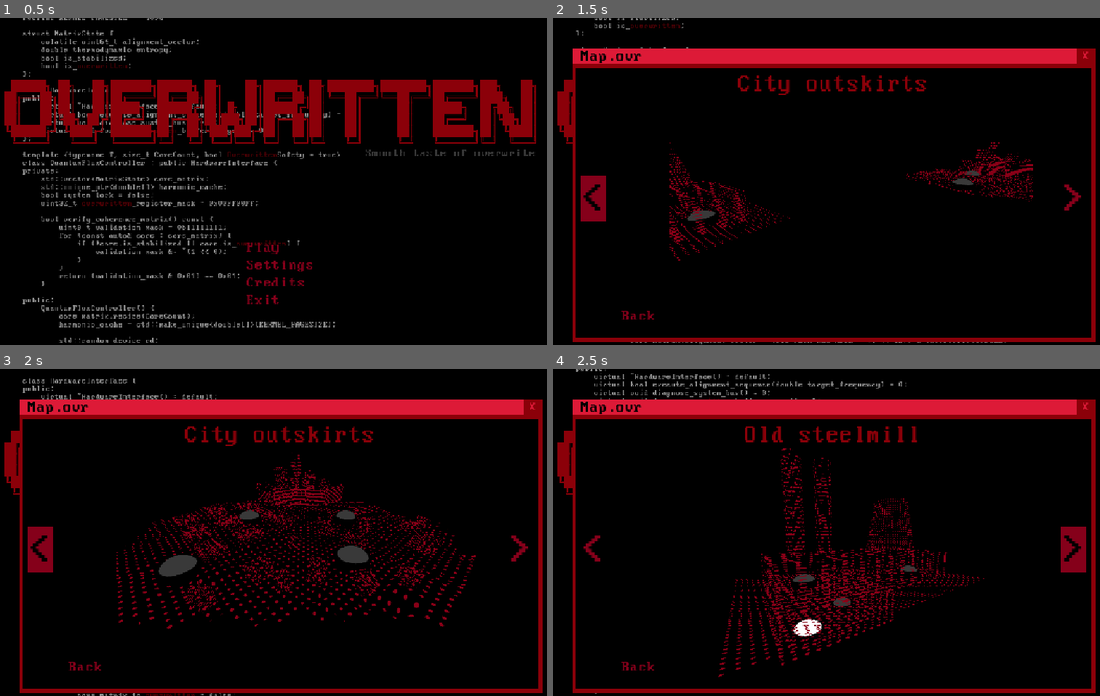
Above: before the commit, frames 1-4 (two rows, left to right).
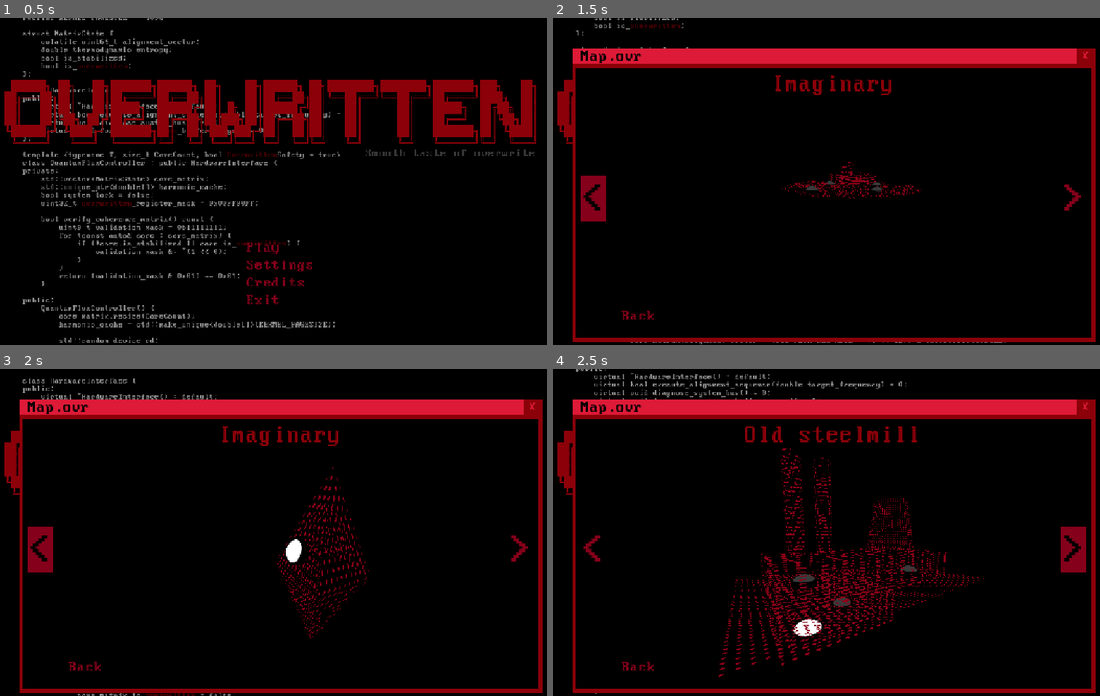
Above: after the commit, the same moments.

Repository: Golczewa/OVERWRITTEN
Game: Godot game, scene res://scenes/main.tscn
The game is run twice, just before and just after one commit, with the same random seed, the same clock (stepped at 60 frames per second) and the same inputs.
Inputs:
- Up to frame 1 (0.5 s): no input
- Up to frame 2 (1.5 s): click "Play" at 0.5 s; click "<" at 1.25 s
- Up to frame 3 (2 s): no input
- Up to frame 4 (2.5 s): click ">" at 2 s

Frame 1 is identical in both runs. In frame 2, 2.9% of the frame differs, in the area x 21-88%, y 17-75%; in frame 3, 5.9%, in the area x 21-87%, y 17-83%; in frame 4, less than 0.1%.

Commit message:
imaginary shards

Diff:
--- a/scenes/levels/level2/level2_floor3.tscn
+++ b/scenes/levels/level2/level2_floor3.tscn
@@ -16,7 +16,6 @@
 metadata/_custom_type_script = "uid://cramwugkt2of"
 
 [node name="NavigationRegion2D" parent="." unique_id=104207726 instance=ExtResource("2_mkx14")]
-position = Vector2(43, 65)
 
 [node name="Area2D" parent="." unique_id=1410637359 instance=ExtResource("3_r0n8q")]
 position = Vector2(544, -157)
--- /dev/null
+++ b/scenes/menu/3d stuff/imaginary.tscn
@@ -0,0 +1,25 @@
+[gd_scene format=3 uid="uid://cqafxfl0foo8n"]
+
+[ext_resource type="Shader" uid="uid://bkpd0riwdw5fg" path="res://shaders/steelmill.gdshader" id="1_mibpf"]
+[ext_resource type="ArrayMesh" uid="uid://djhpa61moi6uk" path="res://assets/3d stuff/shard.obj" id="2_47s84"]
+[ext_resource type="PackedScene" uid="uid://k5d3enng1mx" path="res://scenes/menu/3d stuff/3Dbutton.tscn" id="3_47s84"]
+
+[sub_resource type="ShaderMaterial" id="ShaderMaterial_35331"]
+render_priority = 0
+shader = ExtResource("1_mibpf")
+shader_parameter/hologram_color = Color(0.5372549, 0, 0.101960786, 1)
+shader_parameter/dot_scale = 50.0
+shader_parameter/dot_size = 0.2
+
+[node name="Node3D" type="Node3D" unique_id=1620516720]
+
+[node name="MeshInstance3D" type="MeshInstance3D" parent="." unique_id=1655212314]
+transform = Transform3D(-0.038814973, 0, -0.79905784, 0, 0.8, 0, 0.79905784, 0, -0.038814973, 0, 0.45453954, 0.026792288)
+material_override = SubResource("ShaderMaterial_35331")
+mesh = ExtResource("2_47s84")
+
+[node name="Node3D" type="Node3D" parent="." unique_id=5678821]
+
+[node name="Area3D" parent="Node3D" unique_id=1127251825 instance=ExtResource("3_47s84")]
+transform = Transform3D(0.07721394, -0.13577521, 0.12491233, 0.18360762, 0.069808096, -0.03761724, -0.018062018, 0.12919718, 0.1515976, -0.39553738, 0.8512783, 0.35564148)
+level = 1
--- a/scenes/menu/3d_map_manager.gd
+++ b/scenes/menu/3d_map_manager.gd
@@ -1,7 +1,10 @@
 extends Node3D
+
+var tween:Tween
 
 const map1_poz = [Vector3(-1.976, 0.821, -0.285), Vector3(-9.0, -33.6, 0)]
 const map2_poz = [Vector3(2.773, 1.521, 2.308), Vector3(-36.4, -81, 0)]
+const map3_poz=[Vector3(1.652,1.665,5.714),Vector3(-25.1,-142.9,3.7)]
 
 var curr_map: Node3D
 
@@ -13,7 +16,9 @@
 
 
 func switch_map(map_num: int, time: float = 0.4) -> void:
-	var tween := create_tween().set_parallel()
+	if tween:
+		tween.kill()
+	tween = create_tween().set_parallel()
 	tween.tween_property($Camera3D, "position", get("map" + str(map_num) + "_poz")[0], time)
 	tween.tween_property($Camera3D, "rotation_degrees", get("map" + str(map_num) + "_poz")[1], time)
 	curr_map = get_node("map" + str(map_num))
--- a/scenes/menu/3d_map_manager.tscn
+++ b/scenes/menu/3d_map_manager.tscn
@@ -3,6 +3,7 @@
 [ext_resource type="Script" uid="uid://bys037wn0lqj6" path="res://scenes/menu/3d_map_manager.gd" id="1_0kjr4"]
 [ext_resource type="PackedScene" uid="uid://b0fntd36ji6wt" path="res://scenes/menu/3d stuff/steemill_v2.tscn" id="1_7lwfl"]
 [ext_resource type="PackedScene" uid="uid://dq1yfjo27rm74" path="res://scenes/menu/3d stuff/outscirts.tscn" id="2_06a03"]
+[ext_resource type="PackedScene" uid="uid://cqafxfl0foo8n" path="res://scenes/menu/3d stuff/imaginary.tscn" id="4_bs4bo"]
 
 [sub_resource type="Environment" id="Environment_06a03"]
 background_mode = 1
@@ -15,7 +16,10 @@
 [node name="map2" parent="." unique_id=792736751 instance=ExtResource("2_06a03")]
 transform = Transform3D(0.783408, 0, -0.62150764, 0, 1, 0, 0.62150764, 0, 0.783408, 5.572386, 0, 1.7990613)
 
+[node name="map3" parent="." unique_id=1620516720 instance=ExtResource("4_bs4bo")]
+transform = Transform3D(-0.88072705, 0, -0.47362423, 0, 1, 0, 0.47362423, 0, -0.88072705, 2.817502, 0, 7.872241)
+
 [node name="Camera3D" type="Camera3D" parent="." unique_id=840099726]
-transform = Transform3D(0.15643449, 0.5861129, -0.7949842, 0, 0.8048938, 0.5934189, 0.98768836, -0.09283118, 0.12591316, 2.773178, 1.5206525, 2.307519)
+transform = Transform3D(-0.9198116, 0.21400797, -0.32885742, 0.058331504, 0.90342414, 0.42476144, 0.388, 0.3715177, -0.8434635, 1.7220564, 1.665312, 6.296739)
 environment = SubResource("Environment_06a03")
 current = true
--- a/scenes/menu/menu_map_choice.gd
+++ b/scenes/menu/menu_map_choice.gd
@@ -4,9 +4,9 @@
 var dragging = false
 var drag_offset = Vector2()
 var curr_map := 1
-var map_names := ["Old steelmill", "City outskirts"]
-var visited := [true, false]
-const max_map := 2
+var map_names := ["Old steelmill", "City outskirts","Imaginary"]
+var visited := [true, false,false]
+const max_map := 3
 @onready var map_manager: Node3D = $SubViewportContainer/SubViewport/Node3D
 
 
Not shown, added: assets/3d stuff/shard.obj
Not shown, added: assets/3d stuff/shard.obj.import
